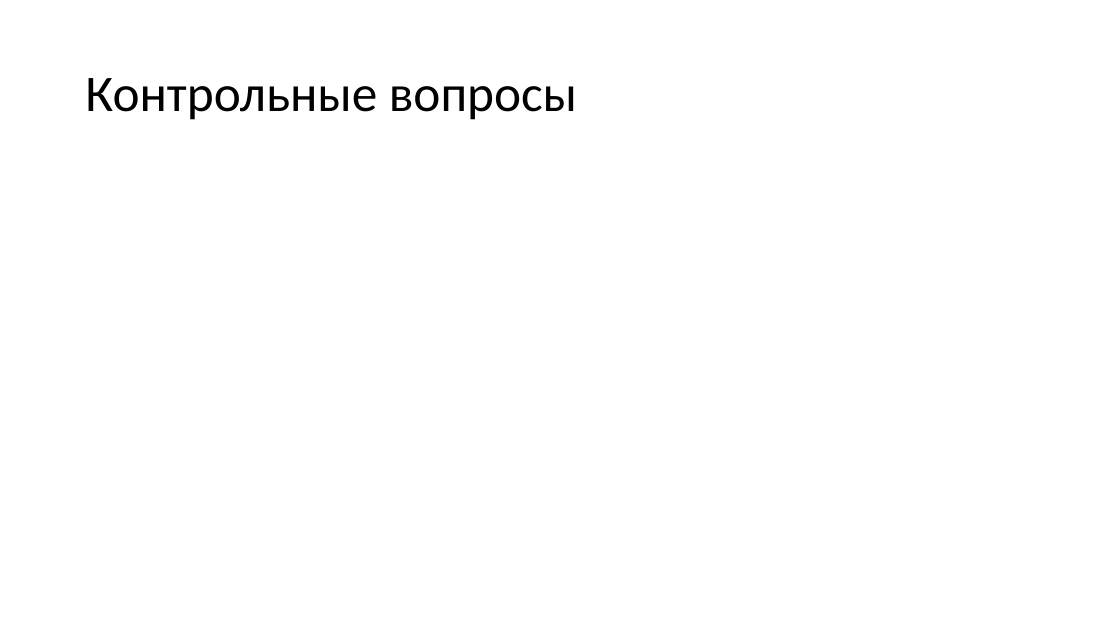
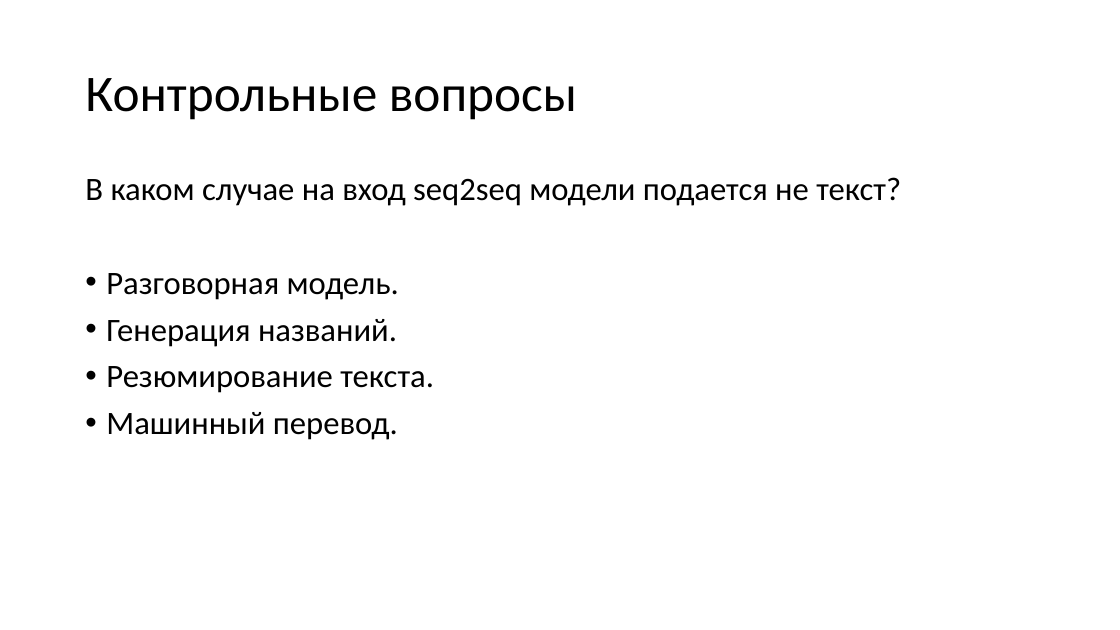
Before and after one commit to mosalov/AI_main_lectures, a slide deck: slide 45 of Лекция 12 21_04_2021.pptx. Drawn at 1120x630 pixels with LibreOffice and Linux fonts; fonts in the diff are those of the drawing. Boxes give left, top, right and bottom in pixels: in the first picture for what was removed or moved away, otherwise in the second. Text is boxed around its words. In the diff, an @@ line names an element or a change of style, - is before the commit and + after.

Commit message:
Добавил вопросы к лекции №12.

```diff
--- a/Лекция 12 21_04_2021.pptx
+++ b/Лекция 12 21_04_2021.pptx
@@ text added at (85, 177, 901, 440), 28 pt, text #000000 @@
+В каком случае на вход seq2seq модели подается не текст?
+• Разговорная модель.
+• Генерация названий.
+• Резюмирование текста.
+• Машинный перевод.
```
Also in this commit, not shown: 6 slides added, 2 other files.
